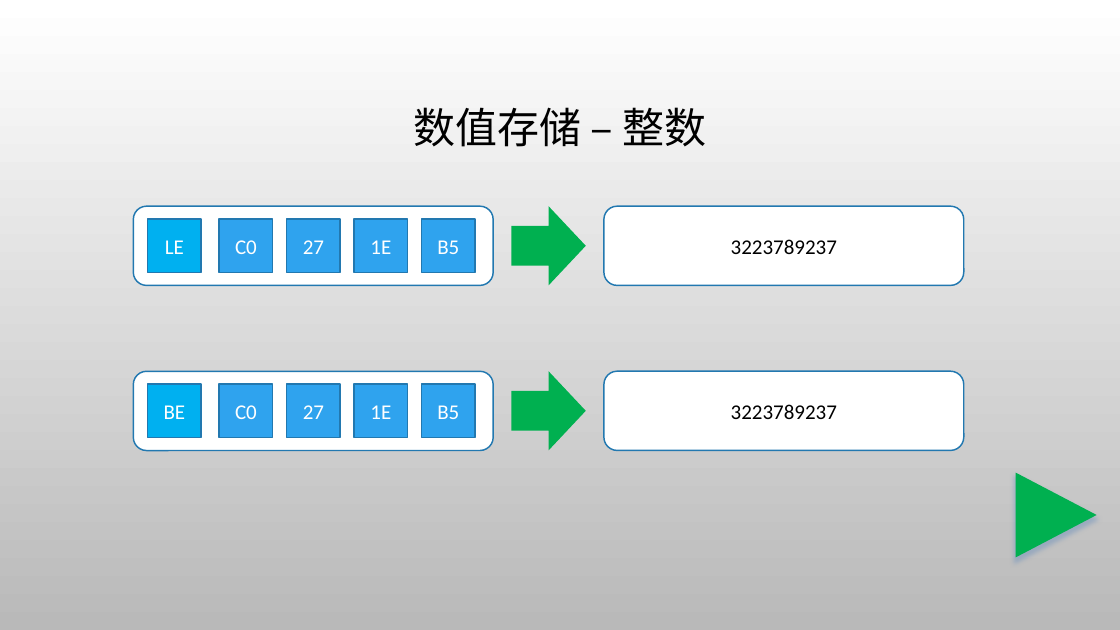
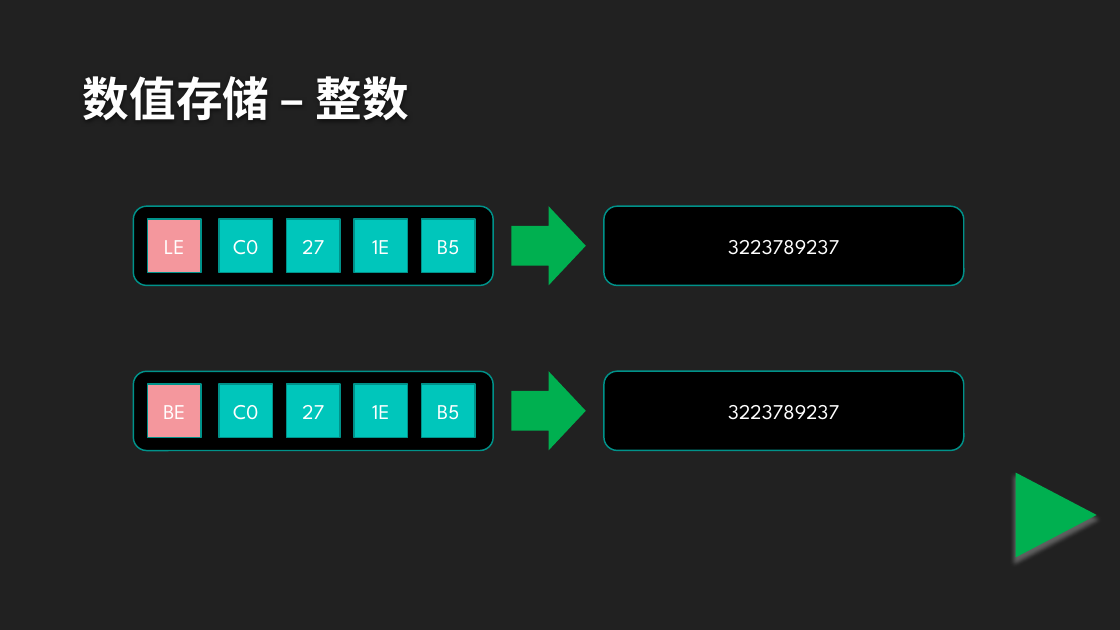
Before and after one commit to albertclass/Lessons, a slide deck: slide 8 of advance c++/courseware.pptx. Drawn at 1120x630 pixels with LibreOffice and Linux fonts; fonts in the diff are those of the drawing; background and template pictures are left out. Boxes give left, top, right and bottom in pixels: in the first picture for what was removed or moved away, otherwise in the second. Text is boxed around its words. In the diff, an @@ line names an element or a change of style, - is before the commit and + after.

```diff
--- a/advance c++/courseware.pptx
+++ b/advance c++/courseware.pptx
@@ background picture (left out) to #212121 @@
@@ title "数值存储 – 整数": place and size @@
-title "数值存储 – 整数" at (413,107,707,147)
+title "数值存储 – 整数" at (83,76,409,120)
@@ title "数值存储 – 整数" at (83,76,409,120): size 36 to 40 pt, font Calibri to League Spartan, text colour #000000 to #FEFEFE, bold on; alignment centre to left; line spacing 0.9 to 1; vertical alignment middle to bottom @@
@@ rounded rectangle at (134,206,493,285): fill #FFFFFF to #000000; outline #2379B0 1.25 pt to #00928A 1.25 pt @@
@@ rounded rectangle "3223789237" at (604,206,964,285): font Calibri to League Spartan, text colour #000000 to #FFFFFF; fill #FFFFFF to #000000; outline #2379B0 1.25 pt to #00928A 1.25 pt @@
@@ rectangle "LE" at (148,219,202,273): font Calibri to League Spartan; fill #00B0F0 to #F4979D; outline #2379B0 1.25 pt to #00928A 1.25 pt @@
@@ rounded rectangle at (134,371,493,450): fill #FFFFFF to #000000; outline #2379B0 1.25 pt to #00928A 1.25 pt @@
@@ rectangle "BE" at (148,384,202,438): font Calibri to League Spartan; fill #00B0F0 to #F4979D; outline #2379B0 1.25 pt to #00928A 1.25 pt @@
@@ font Calibri to League Spartan; fill #2FA3EE to #00C6BB; outline #2379B0 1.25 pt to #00928A 1.25 pt in 8 elements at (219,219,273,273), (287,219,340,273), (355,219,408,273), (422,219,476,273), (219,384,273,438), (287,384,340,438), (355,384,408,438), (422,384,476,438) @@
@@ rounded rectangle "3223789237" at (604,371,964,450): font Calibri to League Spartan, text colour #000000 to #FFFFFF; fill #FFFFFF to #000000; outline #2379B0 1.25 pt to #00928A 1.25 pt @@
@@ triangle at (1016,473,1097,558): shadow changed @@
```
Also in this commit, not shown: 20 other slides changed, 8 slides added, 2 slides removed, 6 other files.
